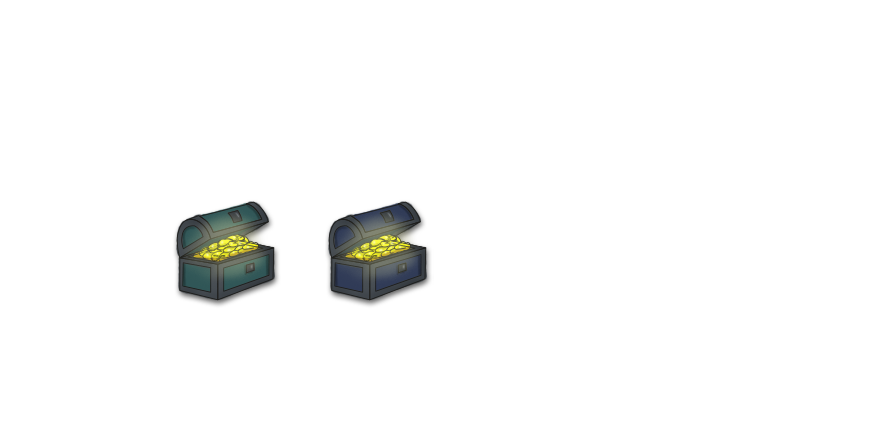
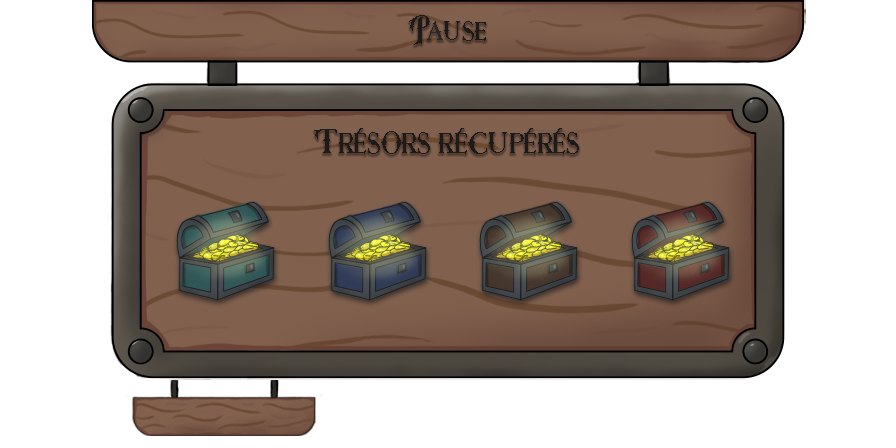
Layered file, before and after one edit (896 × 448). Changes by layer:
showed "coffre_rouge_menu" over [627, 199, 736, 309]
showed "coffre_marron_menu" over [476, 199, 585, 309]
showed "bouton_retour_v2" over [126, 380, 322, 436]
showed "panneau_pause" over [92, 0, 806, 380]
